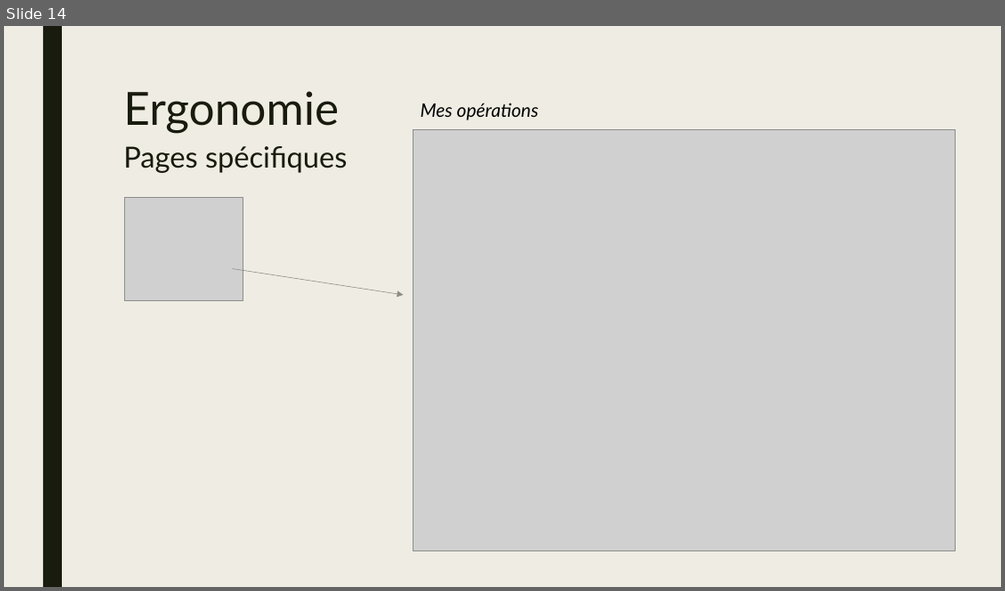
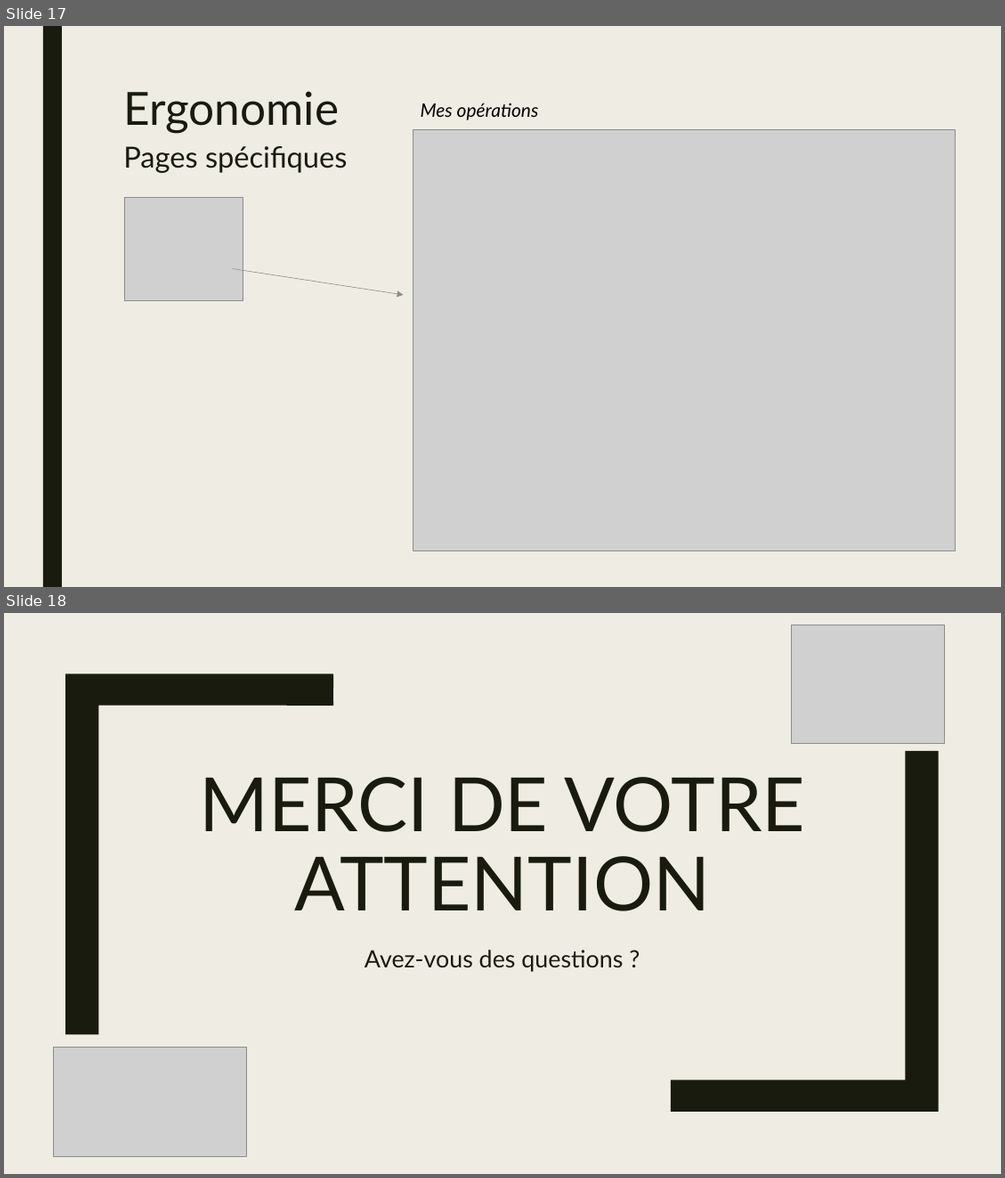
Before and after one commit to csorano/FlexiBox, a slide deck: Diaporama/Diaporama.pptx. Shown one above the other, each under a label of ours: slide 14 before the commit, slides 17 and 18 after it. The pictures are 1005x591 and 1005x1178 pixels, drawn with LibreOffice and Linux fonts; fonts in the diff are those of the drawing; grey boxes stand for pictures. Boxes give left, top, right and bottom in pixels: in the first picture for what was removed or moved away, otherwise in the second. Text is boxed around its words. In the diff, an @@ line names an element or a change of style, - is before the commit and + after.

```diff
--- a/Diaporama/Diaporama.pptx
+++ b/Diaporama/Diaporama.pptx
@@ slide 18 added at <box>4,613,1001,1174</box>, background #EFEDE3 @@
@@ picture added at <box>792,625,945,743</box> @@
@@ freeform shape added at <box>65,674,333,1034</box>, fill #191B0E @@
@@ freeform shape added at <box>671,751,938,1111</box>, fill #191B0E @@
@@ title added at <box>199,777,805,911</box>, 72 pt, text #191B0E @@
+MERCI DE VOTRE ATTENTION
@@ subtitle added at <box>364,949,623,972</box>, 23 pt, text #191B0E @@
+Avez-vous des questions ?
@@ picture added at <box>53,1046,246,1156</box> @@
@@ what was slide 14 is now slide 17 @@
```
Also in this commit, not shown: 4 other slides added, 1 slide removed.
